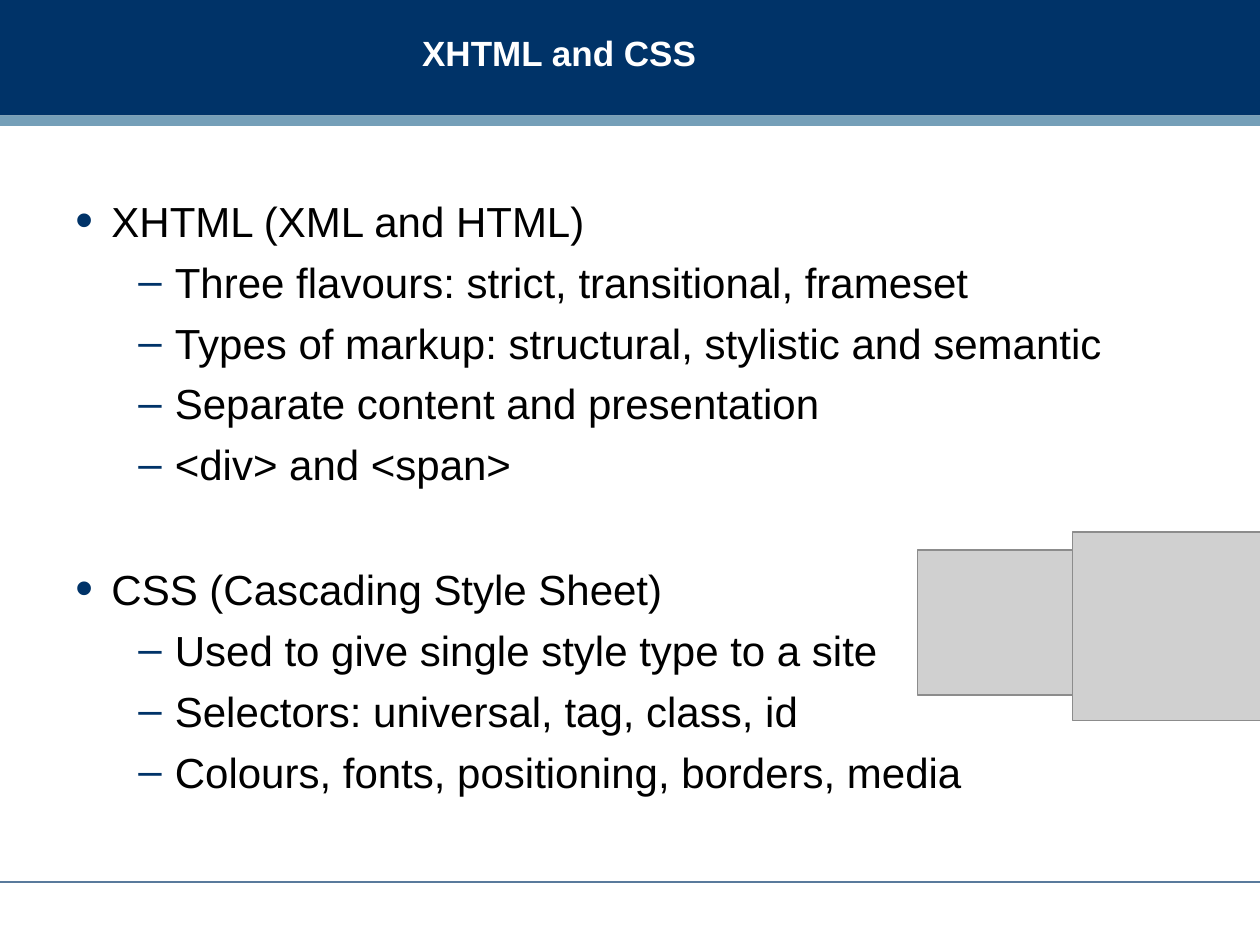
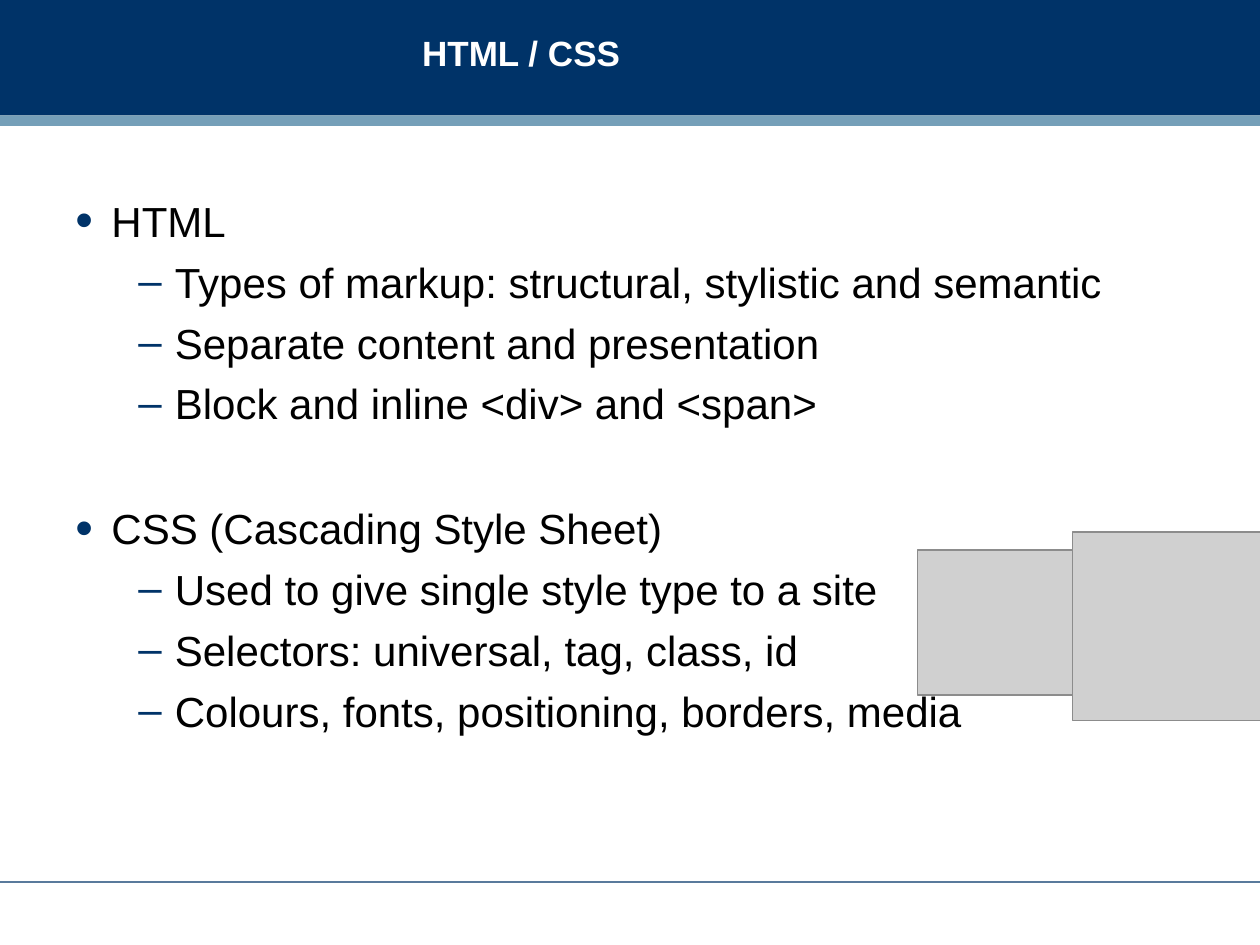
Before and after one commit to dreamind/ix, a slide deck: slide 15 of lectures/review/exam_review.ppt (slide 14 before the commit). Drawn at 1260x945 pixels with LibreOffice and Linux fonts; fonts in the diff are those of the drawing; grey boxes stand for pictures; background and template pictures are left out. Boxes give left, top, right and bottom in pixels: in the first picture for what was removed or moved away, otherwise in the second. Text is boxed around its words. In the diff, an @@ line names an element or a change of style, - is before the commit and + after.

```diff
--- a/lectures/review/exam_review.ppt
+++ b/lectures/review/exam_review.ppt
@@ title at <box>422,41,620,67</box>: text changed @@
-XHTML and CSS
+HTML / CSS
@@ text at <box>111,208,225,237</box>: text changed @@
-• XHTML (XML and HTML)
-  – Three flavours: strict, transitional, frameset
+• HTML
@@ text at <box>175,388,817,428</box>: text changed @@
-  – <div> and <span>
+  – Block and inline <div> and <span>
```
Also in this commit, not shown: 11 other slides changed, 1 slide added, 3 slides removed, 2 other files.
